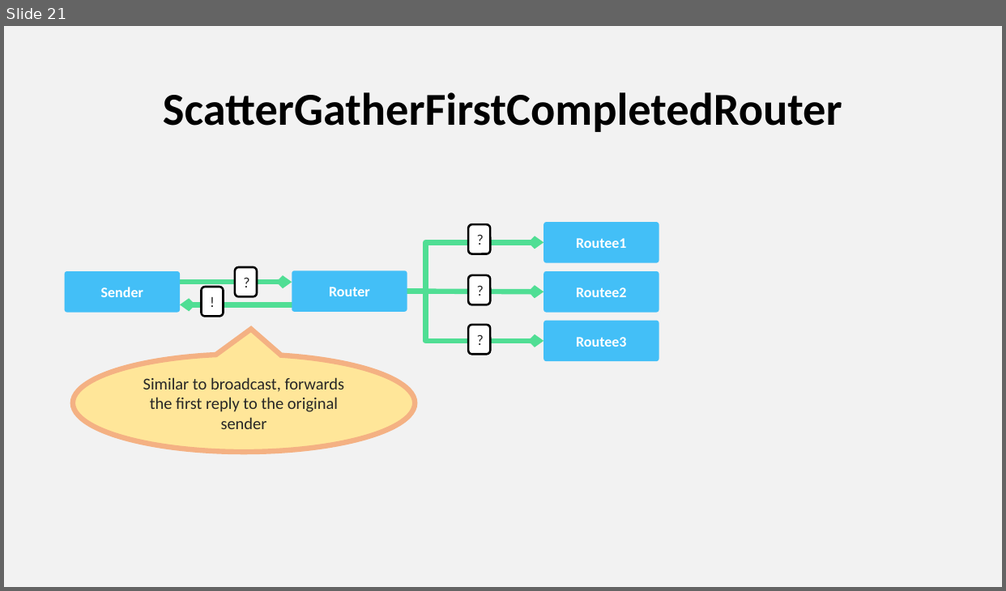
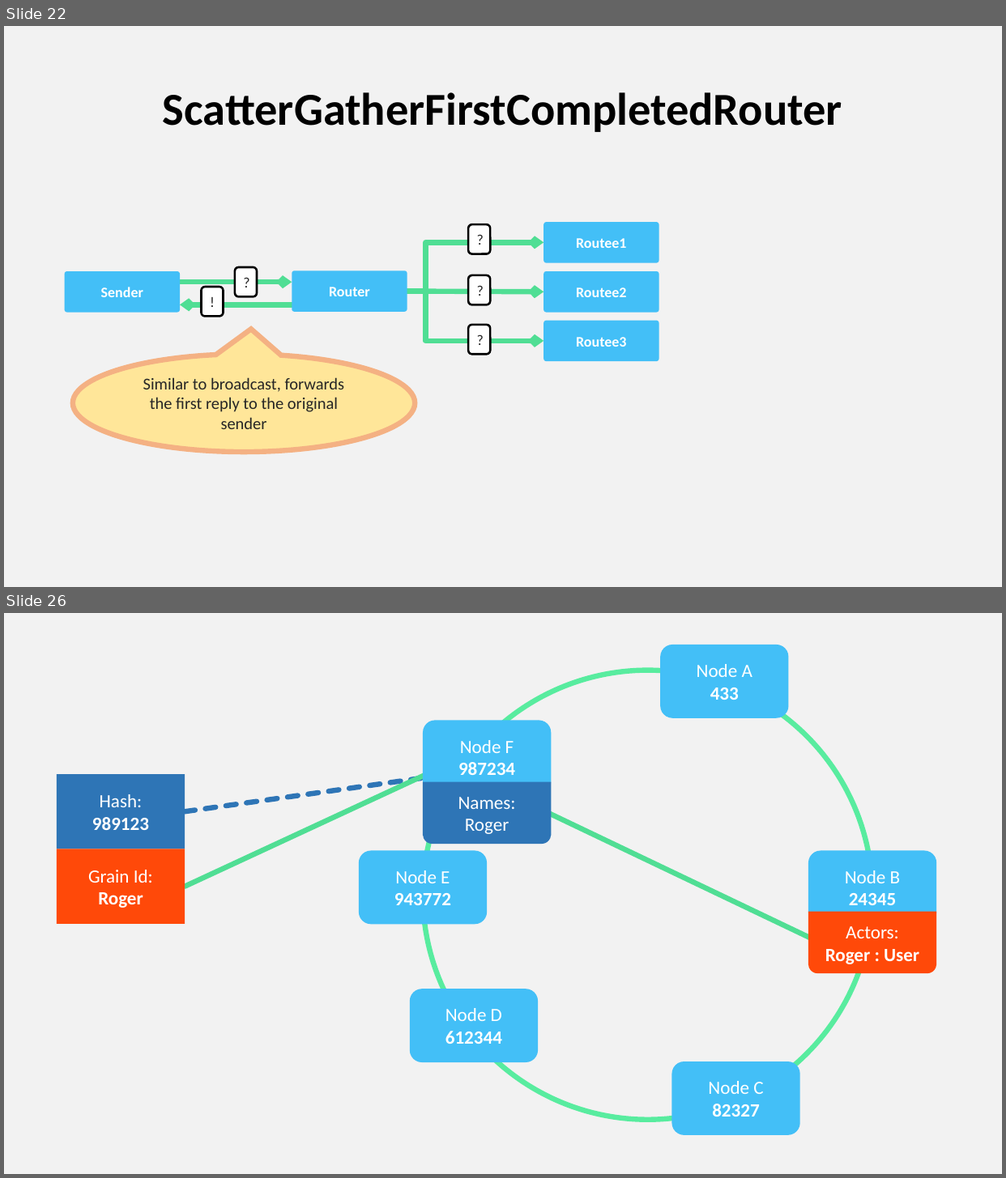
Before and after one commit to asynkron/website, a slide deck: media/logo.pptx. Shown one above the other, each under a label of ours: slide 21 before the commit, slides 22 and 26 after it; the slides between them are not shown. The pictures are 1006x591 and 1006x1178 pixels, drawn with LibreOffice and Linux fonts; fonts in the diff are those of the drawing. Boxes give left, top, right and bottom in pixels: in the first picture for what was removed or moved away, otherwise in the second. Text is boxed around its words. In the diff, an @@ line names an element or a change of style, - is before the commit and + after.

```diff
--- a/media/logo.pptx
+++ b/media/logo.pptx
@@ slide 26 added at bbox=[4, 613, 1002, 1174], background #F2F2F2 @@
@@ rounded rectangle added at bbox=[661, 645, 789, 717], fill #43BFF7, 18 pt, text #FFFFFF @@
+Node A
+433
@@ ellipse added at bbox=[424, 670, 873, 1120], outline #58EC9F 5 pt @@
@@ rounded rectangle added at bbox=[424, 720, 552, 794], fill #43BFF7, 18 pt, text #FFFFFF, bold @@
+Node F
+987234
@@ rectangle added at bbox=[57, 774, 185, 849], fill #2E75B6, 18 pt, text #FFFFFF, bold @@
+Hash:
+989123
@@ line added from (185, 811) to (458, 773), #2E75B6 5 pt dashed @@
@@ line added from (185, 886) to (427, 774), #50DE94 5 pt @@
@@ freeform shape added at bbox=[424, 782, 552, 845], fill #2E75B6, 18 pt, text #FFFFFF @@
+Names:
+Roger
@@ line added from (535, 807) to (823, 944), #50DE94 5 pt @@
@@ rectangle added at bbox=[57, 849, 185, 924], fill #FF4909, 18 pt, text #FFFFFF @@
+Grain Id:
+Roger
@@ rounded rectangle added at bbox=[359, 851, 487, 924], fill #43BFF7, 18 pt, text #FFFFFF, bold @@
+Node E
+943772
@@ rounded rectangle added at bbox=[809, 851, 937, 924], fill #43BFF7, 18 pt, text #FFFFFF @@
+Node B
+24345
@@ freeform shape added at bbox=[809, 912, 937, 973], fill #FF4909, 18 pt, text #FFFFFF, bold @@
+Actors:
+Roger : User
@@ rounded rectangle added at bbox=[410, 989, 538, 1063], fill #43BFF7, 18 pt, text #FFFFFF, bold @@
+Node D
+612344
@@ rounded rectangle added at bbox=[671, 1063, 799, 1135], fill #43BFF7, 18 pt, text #FFFFFF @@
+Node C
+82327
@@ what was slide 21 is now slide 22 @@
```
Also in this commit, not shown: 14 other slides added.
